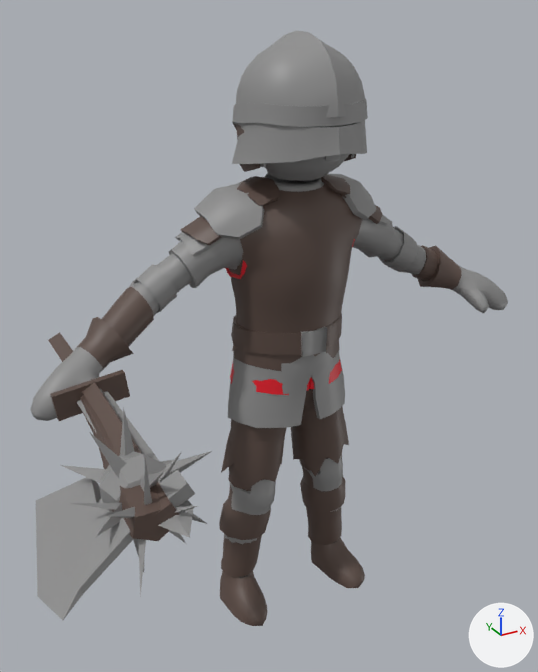
Before and after pictures for a commit that changed the FBX model Assets/_Models/stickman3.fbx.
Both versions are drawn from a 50 mm camera at (-1.26, -2.22, 2.2) aimed at (-0.18, -0.27, 1.22). Every picture has the same lights, and +X, +Y and +Z are marked at lower right. Where no turn or scale is listed for an object, it has been applied to the vertices. Vertices at the same position are counted once.

The first picture shows 'armor1', 'armor2', 'armor3', 'armor4', 'axe', 'club', 'mace', 'sword'.
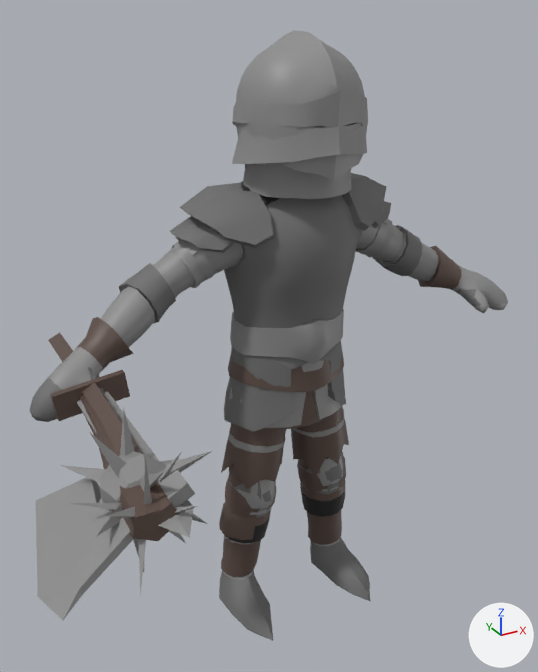
What differs and where, as boxes (x1, y1, x2, y2) in the pictures (538 x 672 px; the box of a moved part takes in the faces that stretch with it):
'armor5', added: after (30, 31, 481, 641)
    faces in mat_default_007 (dark grey #6d6d6d): (30, 173, 481, 641)
    faces in mat_material_002 (grey #8e8e8e): (101, 31, 438, 580)
    faces in mat_material (brown #5d4b44): (267, 391, 323, 430)
'armor2', reshaped: before (101, 123, 438, 626); after (222, 181, 346, 543)
part 1 of me_stickman_ret_012, deleted: before (234, 123, 356, 172)
part 2 of me_stickman_ret_012, built on: after (222, 456, 346, 543)
part 3 of me_stickman_ret_012, moved or reshaped: before (233, 341, 339, 371); after (228, 351, 344, 392)
part 4 of me_stickman_ret_012, recoloured: before (181, 175, 382, 626); after (240, 181, 344, 205)
'armor3', unchanged, covered by the edit: before (169, 37, 427, 578); after (172, 37, 394, 577)

What the commit changed:
Material 'Material.023' (mat_material_023) is new.
Its base color is (0.014, 0.014, 0.014) (black #1f1f1f).
Material 'Default.007' (mat_default_007) is new.
Its base color is (0.153, 0.153, 0.153) (dark grey #6d6d6d).
Its roughness is 0.667.
Material 'Material.003' (mat_material_003) is new.
Its base color is (0.0, 0.0, 0.0) (black #000000).
me_stickman_ret_012 is used by ob_armor2; location (0.0, 0.0, 0.0).
me_stickman_ret_012 had 1465 vertices, 1360 faces and spanned x -0.73..0.75, y -0.33..0.1, z -0.01..2.09.
me_stickman_ret_012 now has 1333 vertices, 1230 faces and spans x -0.73..0.75, y -0.28..0.1, z -0.01..1.7.
me_stickman_ret_012 part 1: the loose piece of 228 vertices spanning x -0.19..0.19, y -0.33..0.07, z 1.73..2.09 is deleted.
me_stickman_ret_012 part 2: 24 vertices removed from x -0.21..0.22, y -0.14..-0.01, z 0.53..0.55; 120 vertices added at x -0.28..0.27, y -0.18..0.02, z 0.3..0.52.
me_stickman_ret_012 part 3: 18 vertices moved from x -0.21..0.21, y -0.24..0.08, z 1.04..1.06 to x -0.23..0.23, y -0.26..0.08, z 0.97..1.04; 28 vertices removed from x -0.2..0.2, y -0.21..0.09, z 1.04..1.06; 28 vertices added at x -0.22..0.22, y -0.22..0.1, z 0.97..0.99.
me_stickman_ret_012 part 4: 416 faces spanning x -0.38..0.37, y -0.28..0.1, z -0.01..1.7 switch from mat_material (brown #5d4b44) to mat_material_023 (black #1f1f1f).
Mesh me_stickman_ret_050 is new.
It has 2611 vertices, 2364 faces and spans x -0.95..0.94, y -0.36..0.11, z -0.01..2.14.
Faces by material slot: [1016, 118, 1224, 6].
It uses material mat_material_002 (grey #8e8e8e).
It uses material mat_material (brown #5d4b44).
It uses material mat_default_007 (dark grey #6d6d6d).
It uses material mat_material_003 (black #000000).
Object 'armor5' (ob_armor5) is new; it shows me_stickman_ret_050.
Its location is (0.0, 0.0, 0.0).
